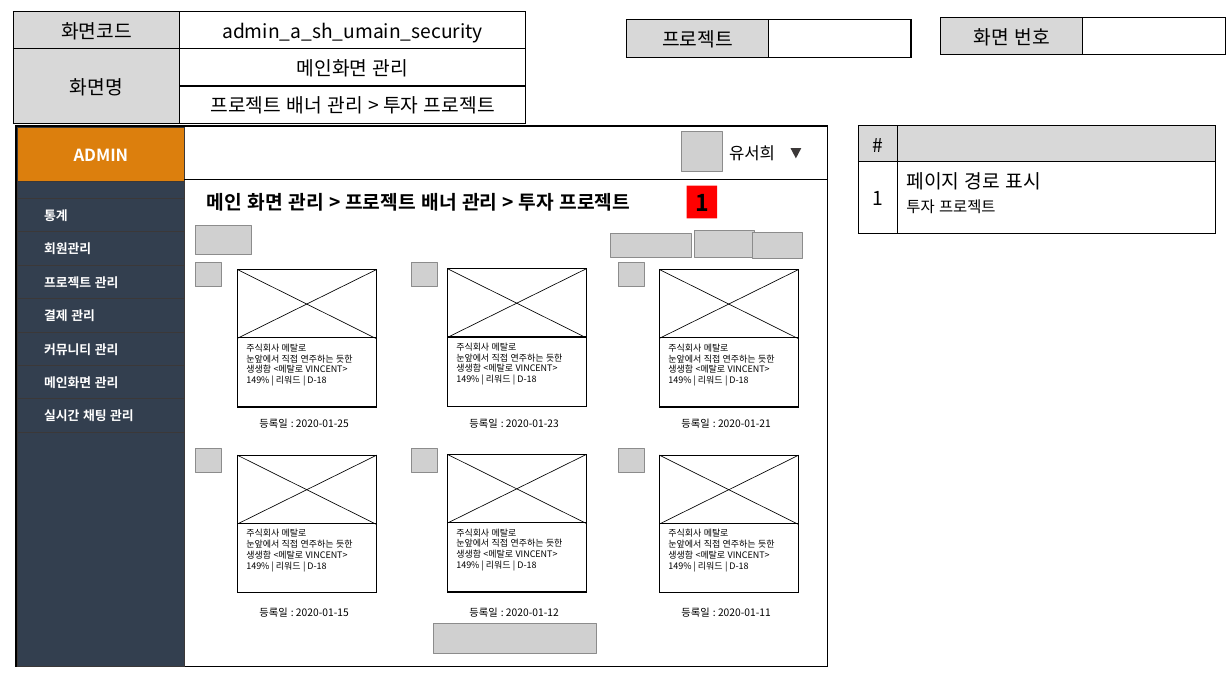
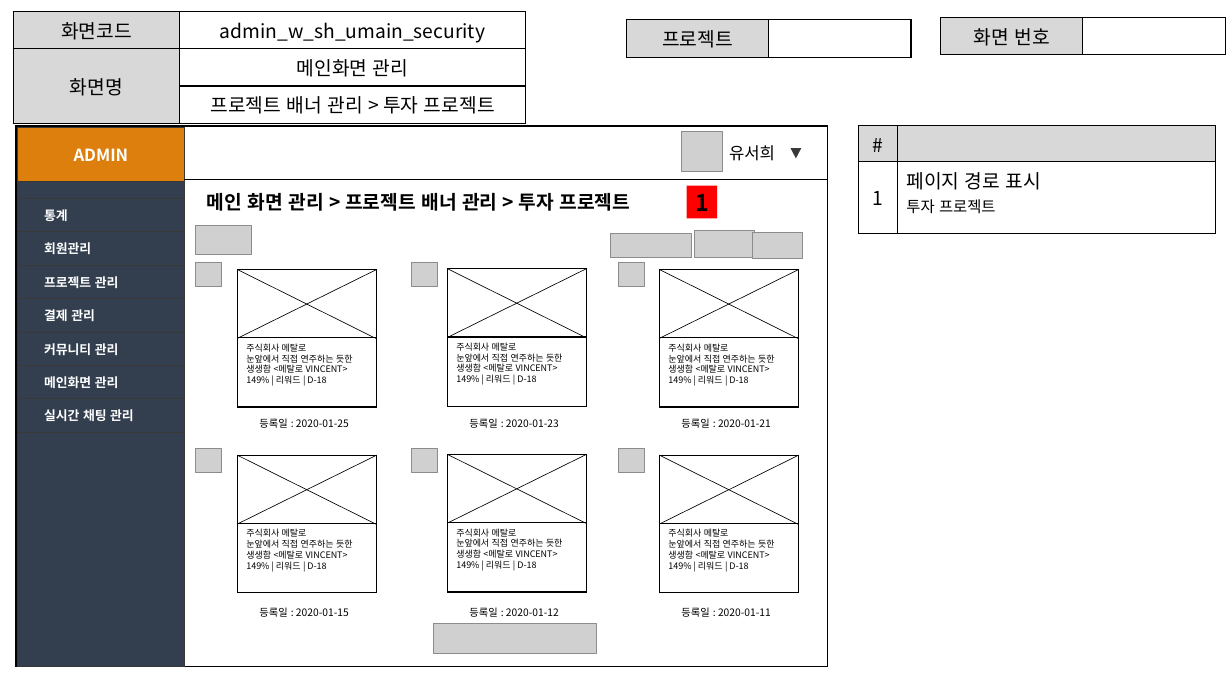
Before and after one commit to ezenteam2/EzenCrowdFunding, a slide deck: slide 14 of project03 화면설계서/project03 - 화면 설계서 - 서희.pptx. Drawn at 1232x693 pixels with LibreOffice and Linux fonts; fonts in the diff are those of the drawing; grey boxes stand for pictures. Boxes give left, top, right and bottom in pixels: in the first picture for what was removed or moved away, otherwise in the second. Text is boxed around its words. In the diff, an @@ line names an element or a change of style, - is before the commit and + after.

```diff
--- a/project03 화면설계서/project03 - 화면 설계서 - 서희.pptx
+++ b/project03 화면설계서/project03 - 화면 설계서 - 서희.pptx
@@ table at (x1=13, y1=12, x2=525, y2=118) @@
-row 1, column 2: admin_a_sh_umain_security
+row 1, column 2: admin_w_sh_umain_security
```
Also in this commit, not shown: 11 other slides changed, 8 other files.
